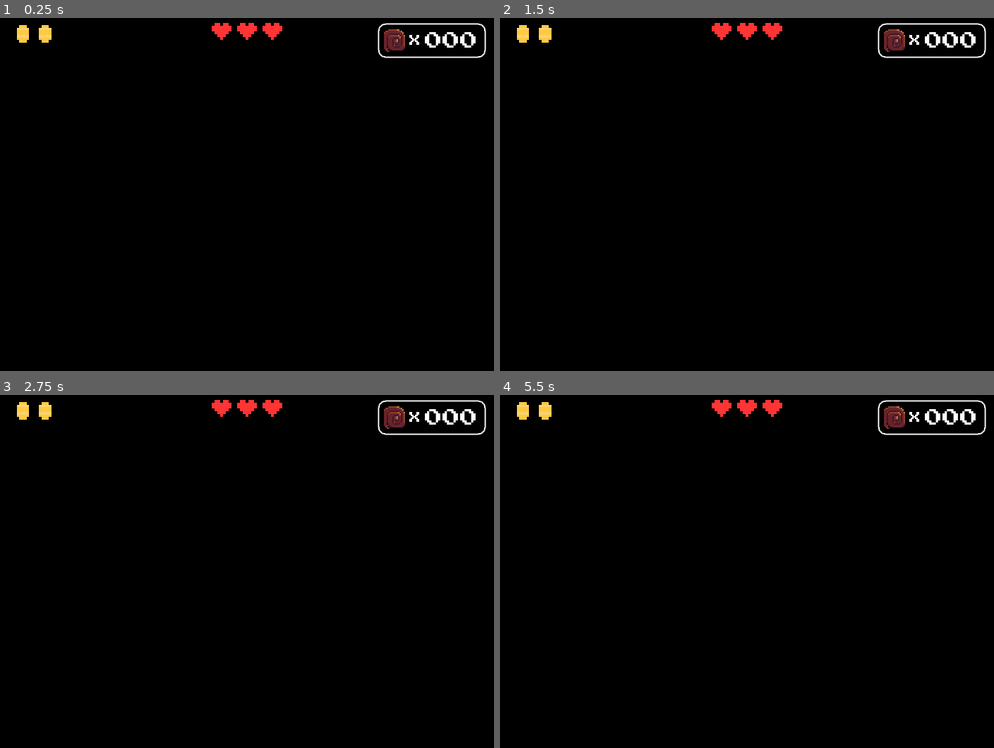
Above: before the commit, frames 1-4 (two rows, left to right).
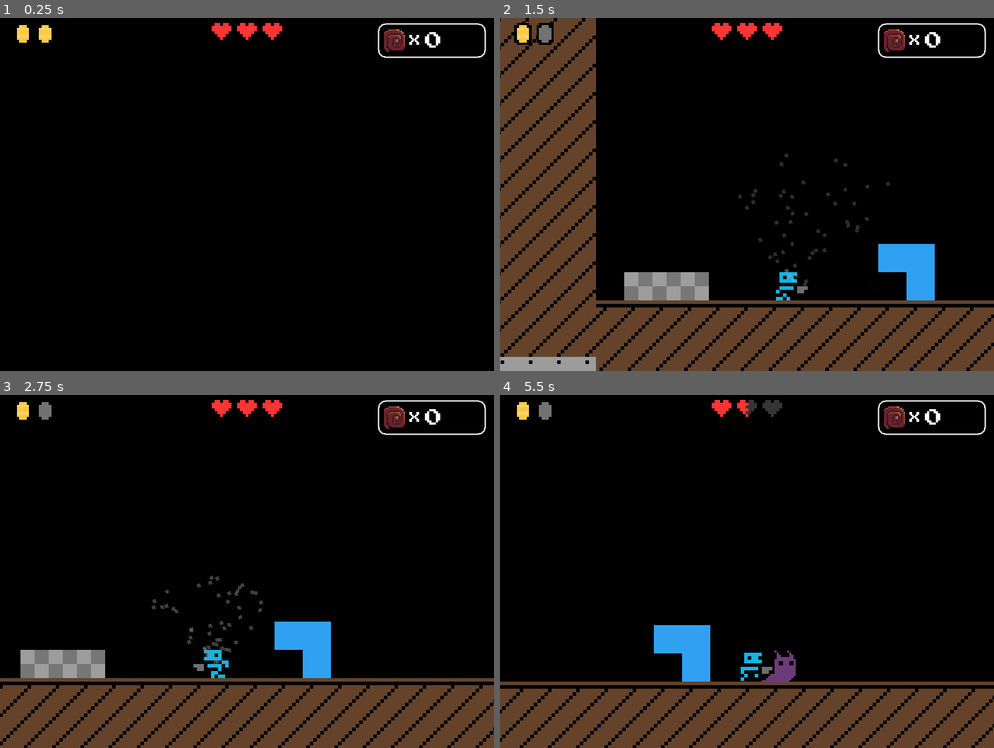
Above: after the commit, the same moments.

Repository: Quaffy9009/The-pits
Game: Godot game, scene res://scenes/main/levels/level1/Level1.tscn
The game is run twice, just before and just after one commit, with the same random seed, the same clock (stepped at 60 frames per second) and the same inputs.
Inputs:
- Up to frame 1 (0.25 s): no input
- Up to frame 2 (1.5 s): tap Enter at 0.5 s; hold Right (right) from 0.53 s (still down); tap X (shoot) at 0.6, 1.35 s; tap Z (jump) at 0.77 s
- Up to frame 3 (2.75 s): tap Z (jump) at 1.52 s; release Right (right) at 2.03 s; hold Left (left) from 2.03 s (still down); tap X (shoot) at 2.1 s
- Up to frame 4 (5.5 s): release Left (left) at 2.78 s; hold Right (right) 2.78-4.28 s; tap X (shoot) every 0.75 s from 2.85 to 5.1 s; tap Z (jump) at 3.02, 3.77, 4.52 s; hold Left (left) 4.28-5.03 s; hold Right (right) from 5.03 s (still down)

The runs differ from the first frame. In frame 1, 0.2% of the frame differs, in the area x 89-97%, y 4-9%; in frame 2, 34%, in the area x 0-100%, y 0-100%; in frame 3, 20%; in frame 4, 18%.

Commit message:
fixed random damage i hope

Diff:
--- a/scenes/Global.gd
+++ b/scenes/Global.gd
@@ -13,8 +13,7 @@
 var direction
 var is_on_floor
 #PLAYER DAMAGE VARIABLES
-var ge1_damage = false
-var ge2_damage = false
+var health = 6
 
 #SHELL AMOUNT VARIUABLES
 var add_cur_game_sa = false
@@ -24,3 +23,6 @@
 var play_wall_hit_sound = false
 var play_enemy_hit_sound = false
 var play_shell_sound = false
+
+func damage(ammount):
+	health -= ammount
--- a/scenes/main/enemys/ground/GroundEnemy1.gd
+++ b/scenes/main/enemys/ground/GroundEnemy1.gd
@@ -24,7 +24,8 @@
 	velocity = move_and_slide(velocity,Vector2.UP)
 
 func _on_PlayerDetector_body_entered(body):
-	Global.ge1_damage = true
+	if body.is_in_group("player"):
+		Global.damage(1)
 
 
 func _on_PlayerDetector_area_entered(area):
--- a/scenes/main/enemys/ground/GroundEnemy1.tscn
+++ b/scenes/main/enemys/ground/GroundEnemy1.tscn
@@ -31,7 +31,7 @@
 extents = Vector2( 17.5, 22 )
 
 [sub_resource type="RectangleShape2D" id=3]
-extents = Vector2( 19.5, 23.5 )
+extents = Vector2( 19.5, 21.75 )
 
 [sub_resource type="RectangleShape2D" id=9]
 extents = Vector2( 80.9376, 25 )
@@ -50,7 +50,7 @@
 scale = Vector2( 3, 3 )
 frames = SubResource( 1 )
 animation = "walking"
-frame = 2
+frame = 3
 playing = true
 
 [node name="CollisionPolygon2D" type="CollisionShape2D" parent="."]
@@ -66,6 +66,8 @@
 collision_layer = 2049
 
 [node name="CollisionShape2D" type="CollisionShape2D" parent="PlayerDetector"]
+position = Vector2( 0, -1.75 )
+scale = Vector2( 1, 1 )
 shape = SubResource( 3 )
 
 [node name="PlayerDetectorLeft" type="Area2D" parent="."]
--- a/scenes/main/player/Player.gd
+++ b/scenes/main/player/Player.gd
@@ -3,7 +3,7 @@
 signal grounded_updated(is_grounded)
 
 #HEALTH VARIABLES
-var health = 7
+var health = 6
 var max_health = 6
 var health_minus = 1
 
@@ -15,7 +15,7 @@
 var shootinga
 var shot = false
 var shooting = false
-var reload_time = 15
+var reload_time = 40
 var shoot_able = true
 var ammo_amount = 2
 var max_ammo_amount = 2
@@ -280,12 +280,13 @@
 		ammo_amount = ammo_amount - 1
 		$Sounds/ShootSound1.play()
 		shoot()
-	if is_on_floor() and ammo_amount == 0:
+	if is_on_floor() and ammo_amount < max_ammo_amount:
 		if reload_time > 0:
 			reload_time -=1
 		else:
-			reload_time = 20
-			ammo_amount = max_ammo_amount
+			reload_time = 40
+			if ammo_amount < max_ammo_amount:
+				ammo_amount += 1
 	if ammo_amount == 2:
 		$HUD/ShotUI/Sprite3.show()
 	elif ammo_amount == 1:
@@ -308,14 +309,7 @@
 
 #health
 func get_health():
-	if Global.ge1_damage == true:
-		health -= health_minus
-		Global.ge1_damage = false
-		#$Sounds/HurtSound1.play()
-		#state_machine.travel("Damaged")
-	if Global.ge2_damage == true:
-		health -= 4
-		Global.ge2_damage = false
+	health = Global.health
 
 func shell_amount_func():
 	if Global.add_cur_game_sa == true:
--- a/scenes/other/objects/Shell.gd
+++ b/scenes/other/objects/Shell.gd
@@ -9,7 +9,7 @@
 func _ready():
 	randomize()
 	var SVD = (randi() % 10)
-	print("SVD =", SVD)
+	#print("SVD =", SVD)
 	if SVD == 10:
 		FLYRANGE = -50
 		JUMPFORCE = -50
--- a/scenes/other/objects/Shell.tscn
+++ b/scenes/other/objects/Shell.tscn
@@ -76,7 +76,7 @@
 [node name="AnimatedSprite" type="AnimatedSprite" parent="."]
 frames = SubResource( 4 )
 animation = "twist"
-frame = 2
+frame = 29
 playing = true
 
 [node name="CollisionShape2D" type="CollisionShape2D" parent="."]
